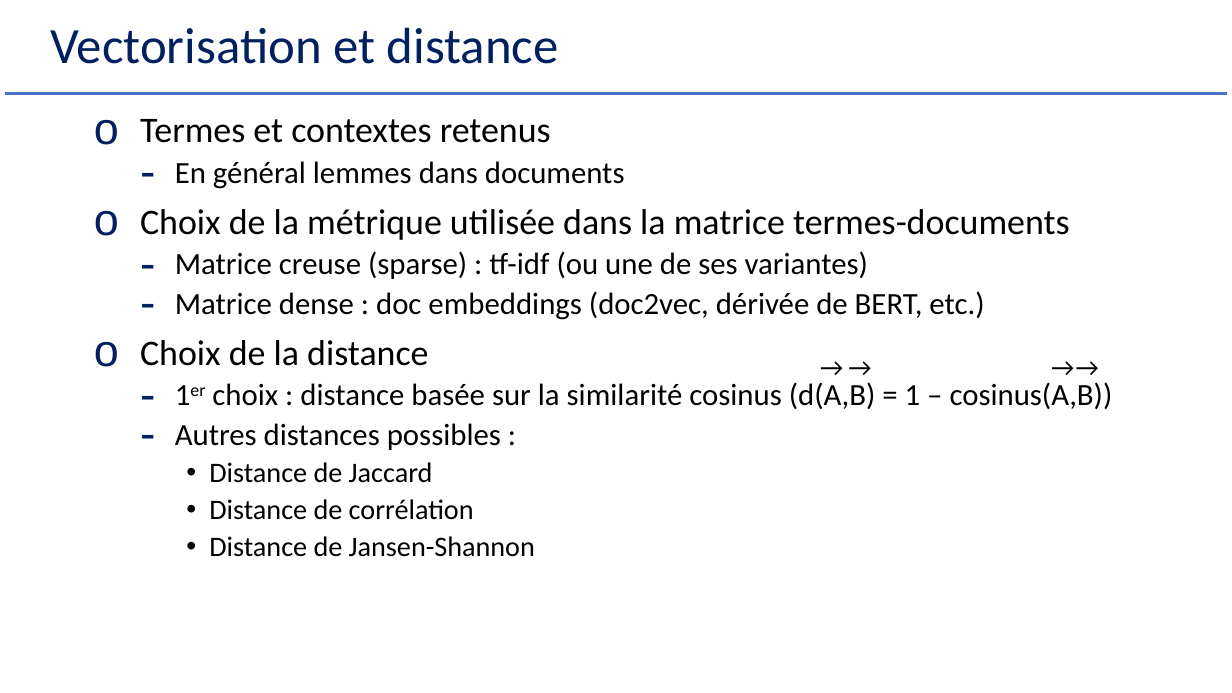
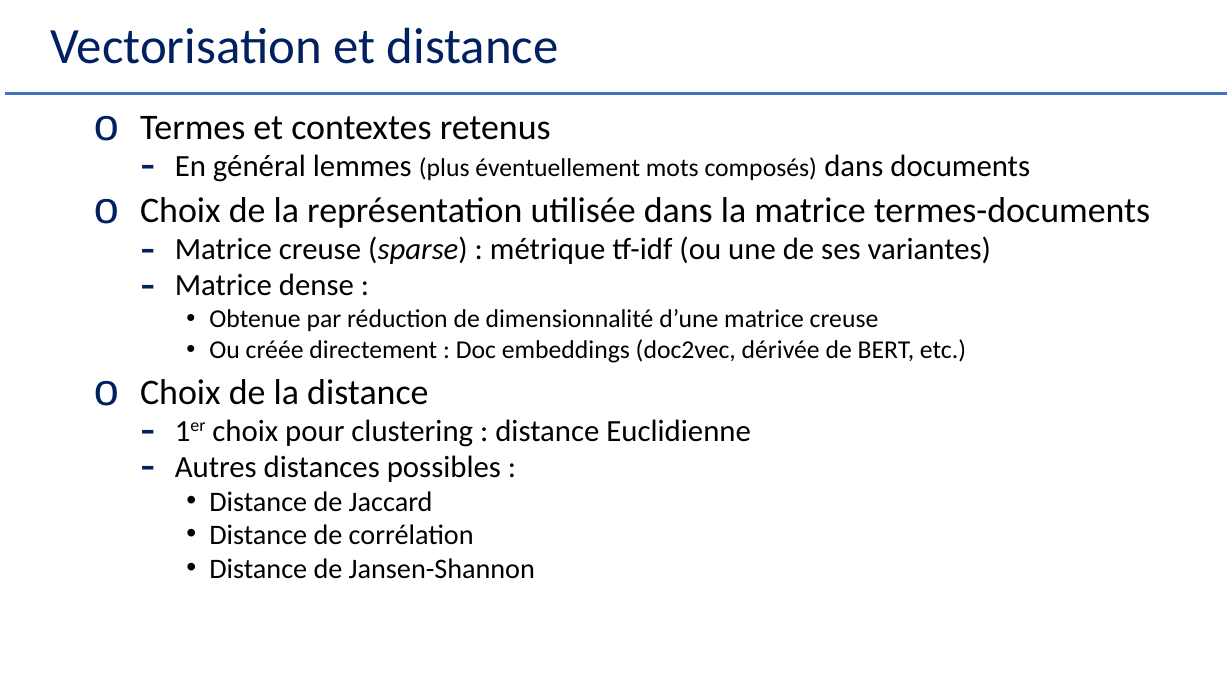
Before and after one commit to Herve-Guerin/cours-NLP-Gustave-Eiffel, a slide deck: slide 14 of Slides/NLP et Analyse Textuelle V2 - 2.pptx (slide 13 before the commit). Drawn at 1232x693 pixels with LibreOffice and Linux fonts; fonts in the diff are those of the drawing. Boxes give left, top, right and bottom in pixels: in the first picture for what was removed or moved away, otherwise in the second. Text is boxed around its words. In the diff, an @@ line names an element or a change of style, - is before the commit and + after.

```diff
--- a/Slides/NLP et Analyse Textuelle V2 - 2.pptx
+++ b/Slides/NLP et Analyse Textuelle V2 - 2.pptx
@@ text at (140,116,551,579): line spacing 0.9 to 0.8 @@
@@ text at (140,154,1150,363): text changed; size 24 to 20 pt @@
-  – En général lemmes dans documents
-o Choix de la métrique utilisée dans la matrice termes-documents
-  – Matrice creuse (sparse) : tf-idf (ou une de ses variantes)
-  – Matrice dense : doc embeddings (doc2vec, dérivée de BERT, etc.)
+  – En général lemmes (plus éventuellement mots composés) dans documents
+o Choix de la représentation utilisée dans la matrice termes-documents
+  – Matrice creuse (sparse) : métrique tf-idf (ou une de ses variantes)
+  – Matrice dense :
+    • Obtenue par réduction de dimensionnalité d’une matrice creuse
+    • Ou créée directement : Doc embeddings (doc2vec, dérivée de BERT, etc.)
@@ text removed at (811,347,840,387) @@
-→
@@ text removed at (839,347,868,387) @@
-→
@@ text removed at (1043,347,1071,387) @@
-→
@@ text removed at (1067,347,1095,387) @@
-→
@@ text at (212,419,751,447): text changed @@
-  – 1er choix : distance basée sur la similarité cosinus (d(A,B) = 1 – cosinus(A,B))
+  – 1er choix pour clustering : distance Euclidienne
```
Also in this commit, not shown: 15 other slides changed, 1 slide added, 51 slides removed, 2 other files.
